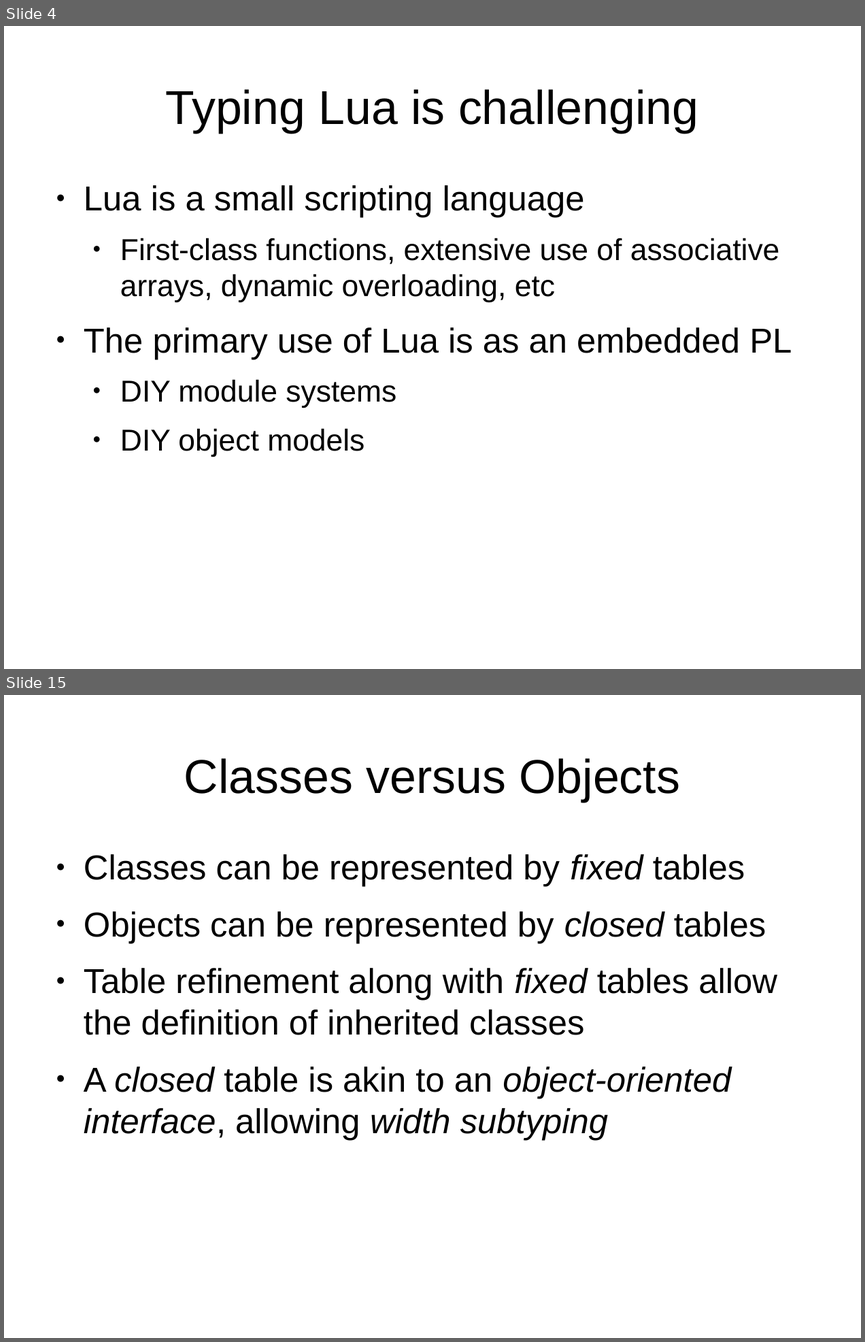
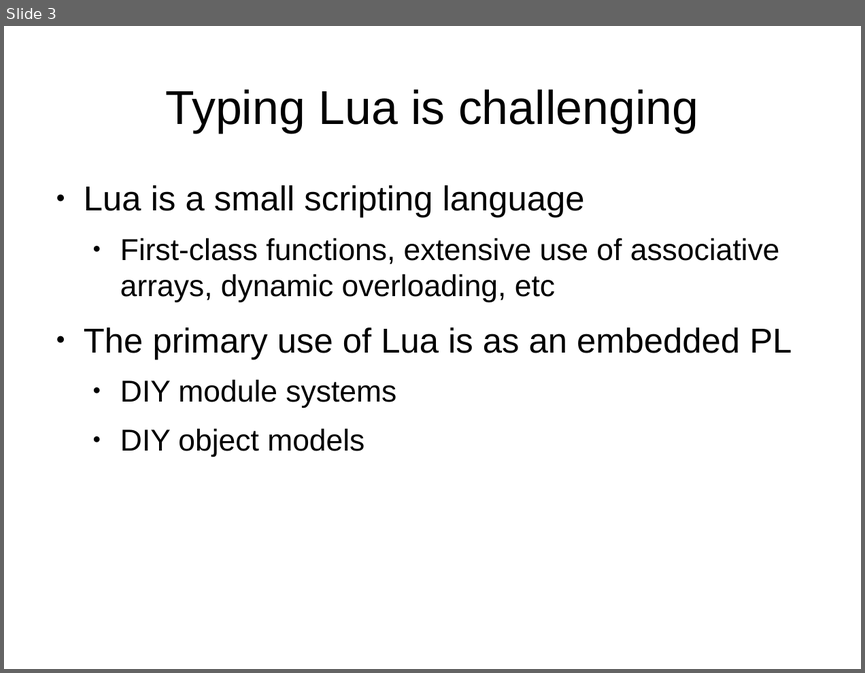
Before and after one commit to andremm/typedlua, a slide deck: doc/slides/dls2015.odp. Shown one above the other, each under a label of ours: slides 4 and 15 before the commit, slide 3 after it; the slides between them are not shown. The pictures are 865x1342 and 865x673 pixels, drawn with LibreOffice and Linux fonts; fonts in the diff are those of the drawing. Boxes give left, top, right and bottom in pixels: in the first picture for what was removed or moved away, otherwise in the second. Text is boxed around its words. In the diff, an @@ line names an element or a change of style, - is before the commit and + after.

Commit message:
Replacing text slides by example slides

```diff
--- a/doc/slides/dls2015.odp
+++ b/doc/slides/dls2015.odp
@@ slide 15 removed at (4,695,861,1338), background #FFFFFF @@
@@ title removed at (184,758,680,802) @@
-Classes versus Objects
@@ text removed at (84,854,777,1140) @@
-● Classes can be represented by fixed tables
-● Objects can be represented by closed tables
-● Table refinement along with fixed tables allow the definition of inherited classes
-● A closed table is akin to an object-oriented interface, allowing width subtyping
@@ what was slide 4 is now slide 3 @@
```
Also in this commit, not shown: 8 slides changed, 2 slides added, 5 other slides removed.
